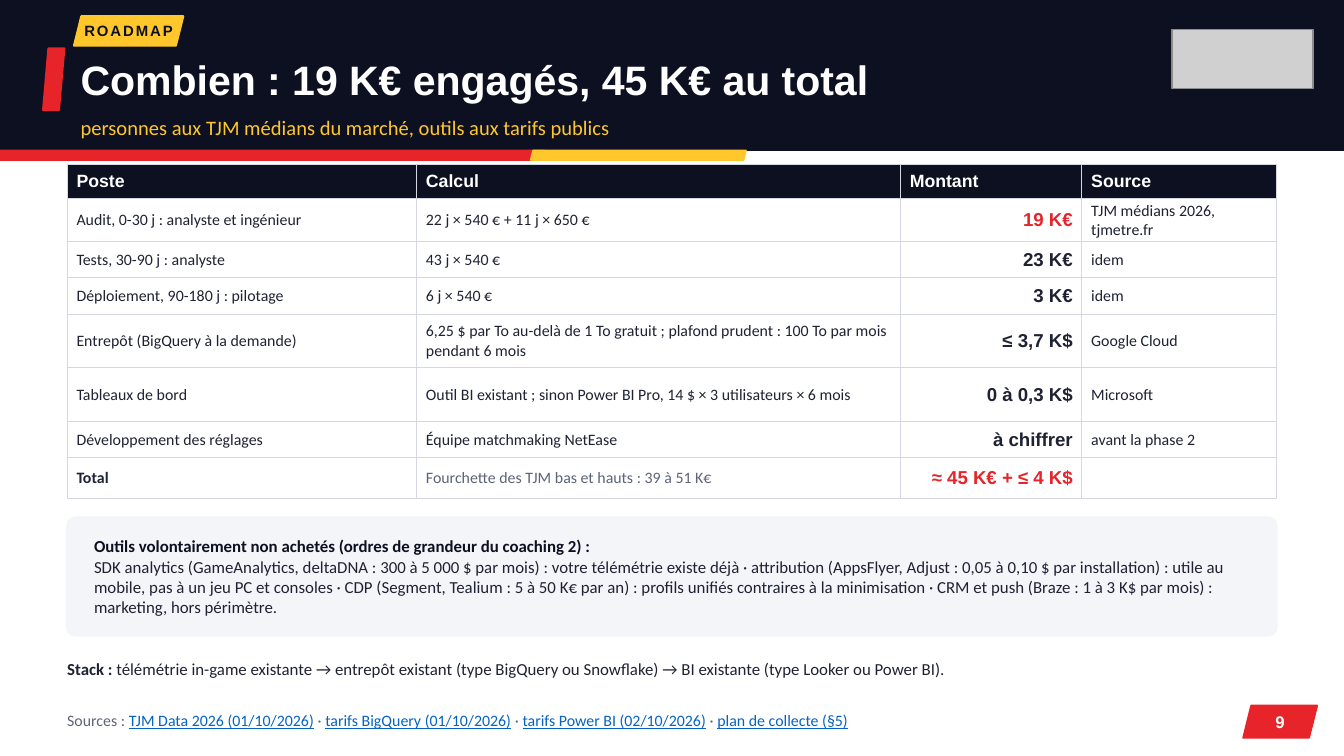
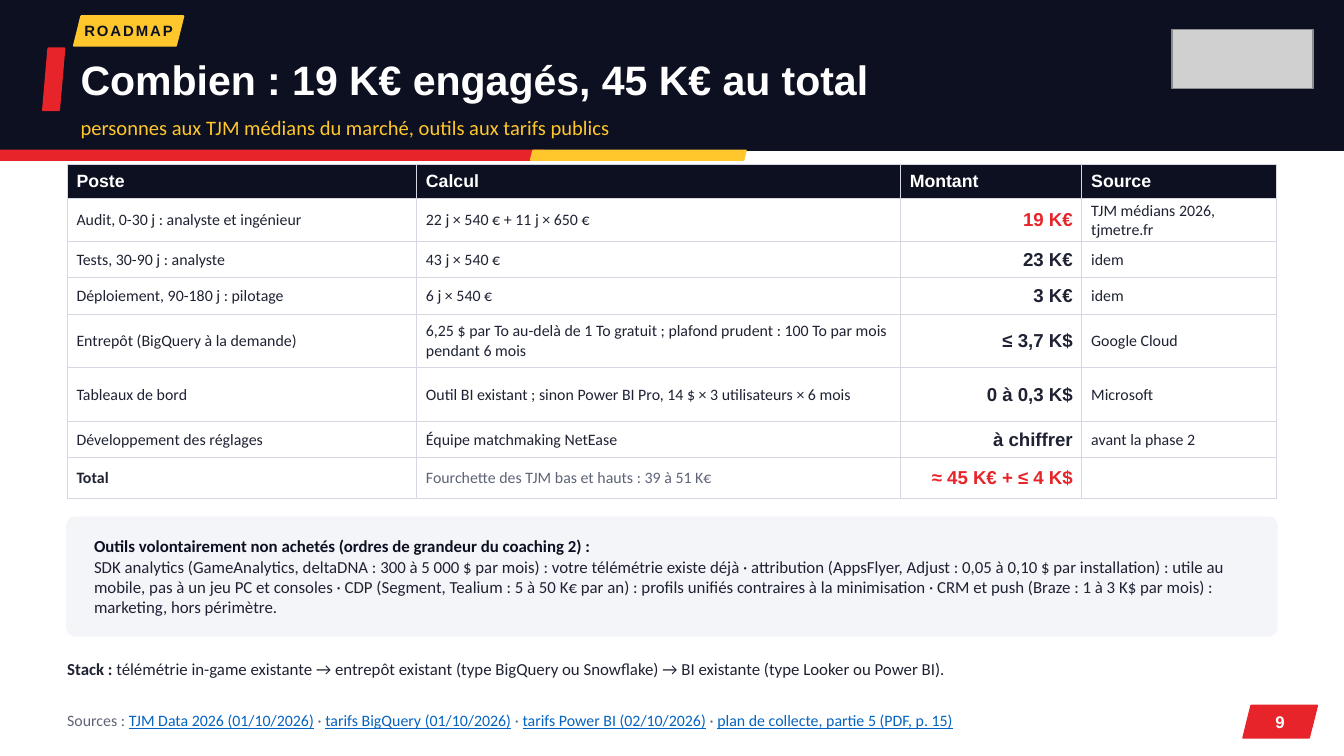
Before and after one commit to noeantoniov1-crypto/SOCIO, a slide deck: slide 9 of docs/presentation/pitch_marvel_rivals_netease.pptx. Drawn at 1344x756 pixels with LibreOffice and Linux fonts; fonts in the diff are those of the drawing; grey boxes stand for pictures. Boxes give left, top, right and bottom in pixels: in the first picture for what was removed or moved away, otherwise in the second. Text is boxed around its words. In the diff, an @@ line names an element or a change of style, - is before the commit and + after.

```diff
--- a/docs/presentation/pitch_marvel_rivals_netease.pptx
+++ b/docs/presentation/pitch_marvel_rivals_netease.pptx
@@ text at (67, 714, 953, 729): text changed @@
-Sources : TJM Data 2026 (01/10/2026) · tarifs BigQuery (01/10/2026) · tarifs Power BI (02/10/2026) · plan de collecte (§5)
+Sources : TJM Data 2026 (01/10/2026) · tarifs BigQuery (01/10/2026) · tarifs Power BI (02/10/2026) · plan de collecte, partie 5 (PDF, p. 15)
```
Also in this commit, not shown: 6 other slides changed, 2 other files.
